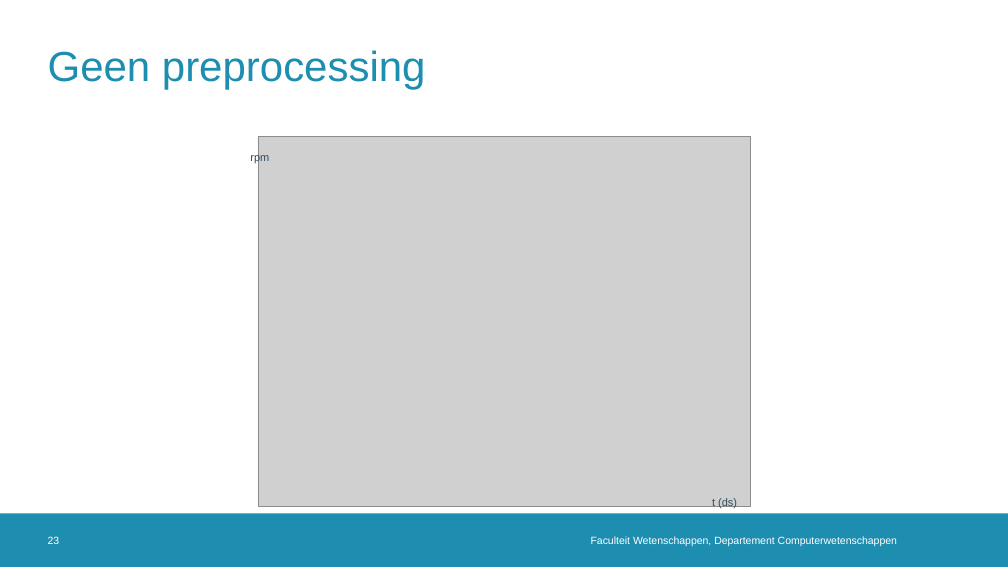
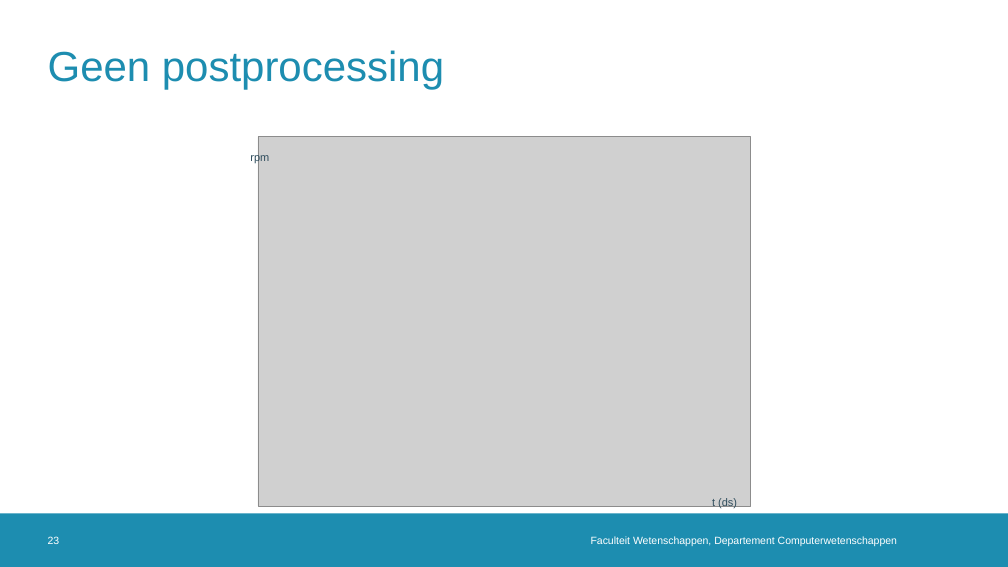
Before and after one commit to TooCools/Masterproef, a slide deck: slide 23 of Real-Time Cadansaanpassing in een Automatische Fietstransmissie2.0.pptx. Drawn at 1008x567 pixels with LibreOffice and Linux fonts; fonts in the diff are those of the drawing; grey boxes stand for pictures; background and template pictures are left out. Boxes give left, top, right and bottom in pixels: in the first picture for what was removed or moved away, otherwise in the second. Text is boxed around its words. In the diff, an @@ line names an element or a change of style, - is before the commit and + after.

```diff
--- a/Real-Time Cadansaanpassing in een Automatische Fietstransmissie2.0.pptx
+++ b/Real-Time Cadansaanpassing in een Automatische Fietstransmissie2.0.pptx
@@ title at (48,50,444,90): text changed @@
-Geen preprocessing
+Geen postprocessing
```
Also in this commit, not shown: 1 other file.
